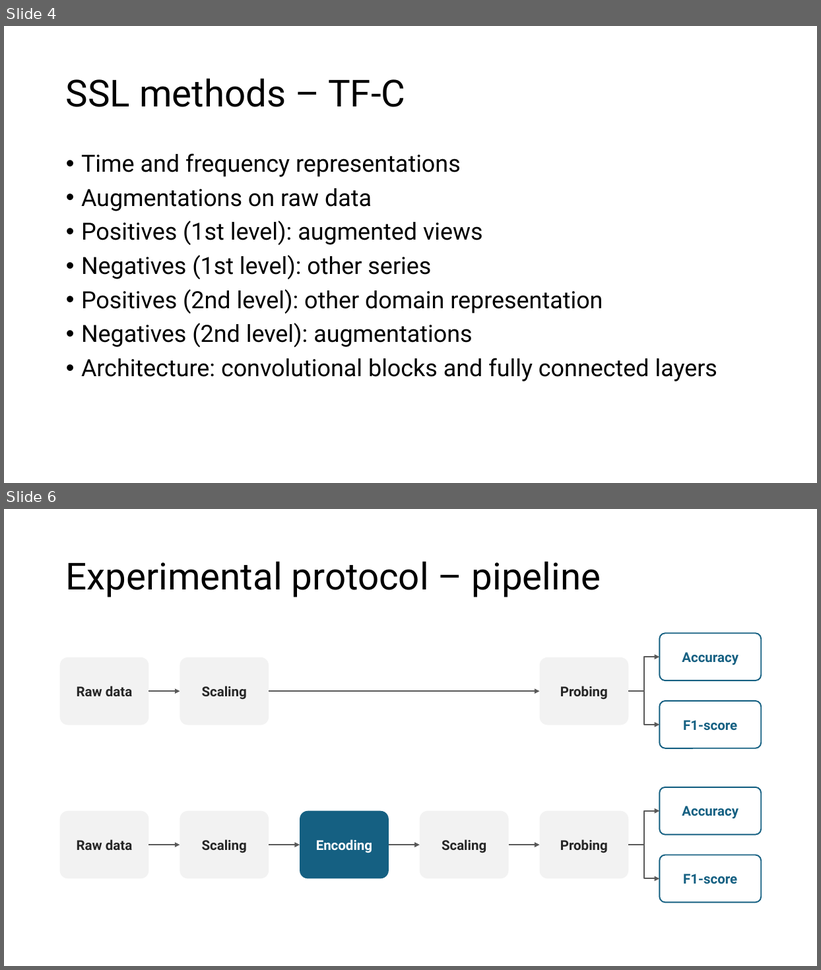
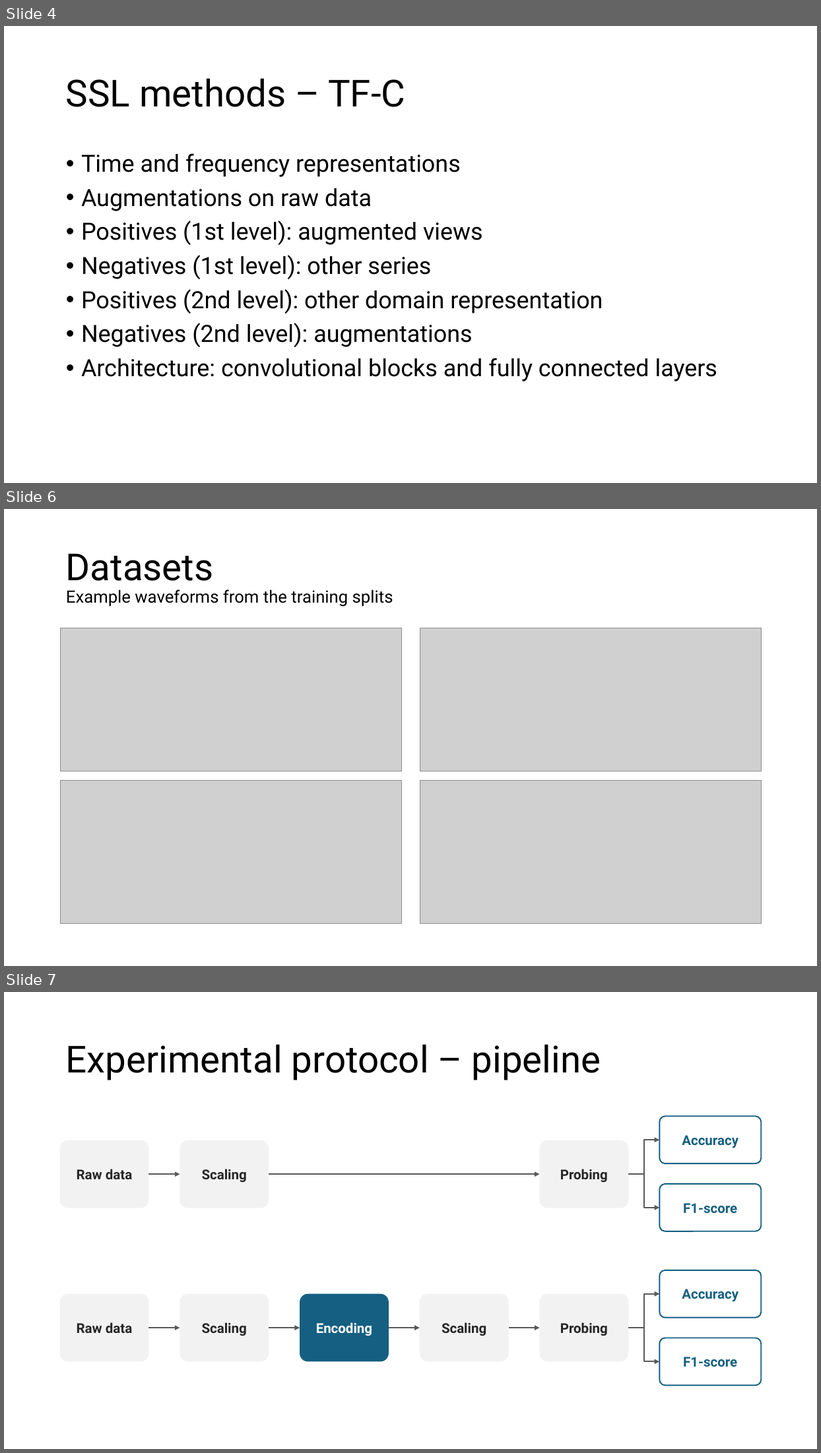
Before and after one commit to FVardi/PhD-Courses, a slide deck: Deep learning for time-series/Assignment 4/Presentation.pptx. Shown one above the other, each under a label of ours: slides 4 and 6 before the commit, slides 4, 6 and 7 after it; the slides between them are not shown. The pictures are 821x970 and 821x1453 pixels, drawn with LibreOffice and Linux fonts; fonts in the diff are those of the drawing; grey boxes stand for pictures. Boxes give left, top, right and bottom in pixels: in the first picture for what was removed or moved away, otherwise in the second. Text is boxed around its words. In the diff, an @@ line names an element or a change of style, - is before the commit and + after.

```diff
--- a/Deep learning for time-series/Assignment 4/Presentation.pptx
+++ b/Deep learning for time-series/Assignment 4/Presentation.pptx
@@ slide 6 added at [4,509,817,966], background #FFFFFF @@
@@ title added at [66,554,393,607], 20 pt, text #000000 @@
+Datasets
+Example waveforms from the training splits
@@ picture added at [60,628,402,771] @@
@@ picture added at [420,628,762,771] @@
@@ picture added at [60,780,402,923] @@
@@ picture added at [420,780,762,923] @@
@@ what was slide 6 is now slide 7 @@
```
Also in this commit, not shown: 7 slides changed, 3 other slides added, 5 other files.
